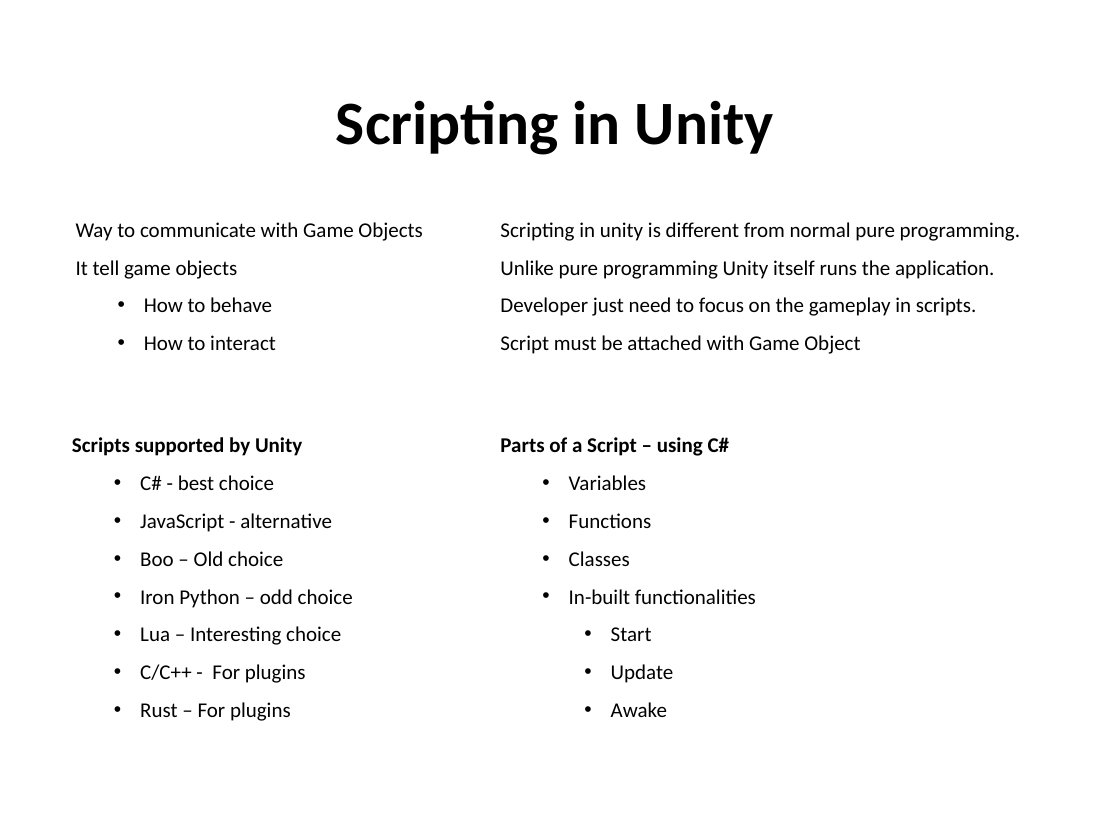
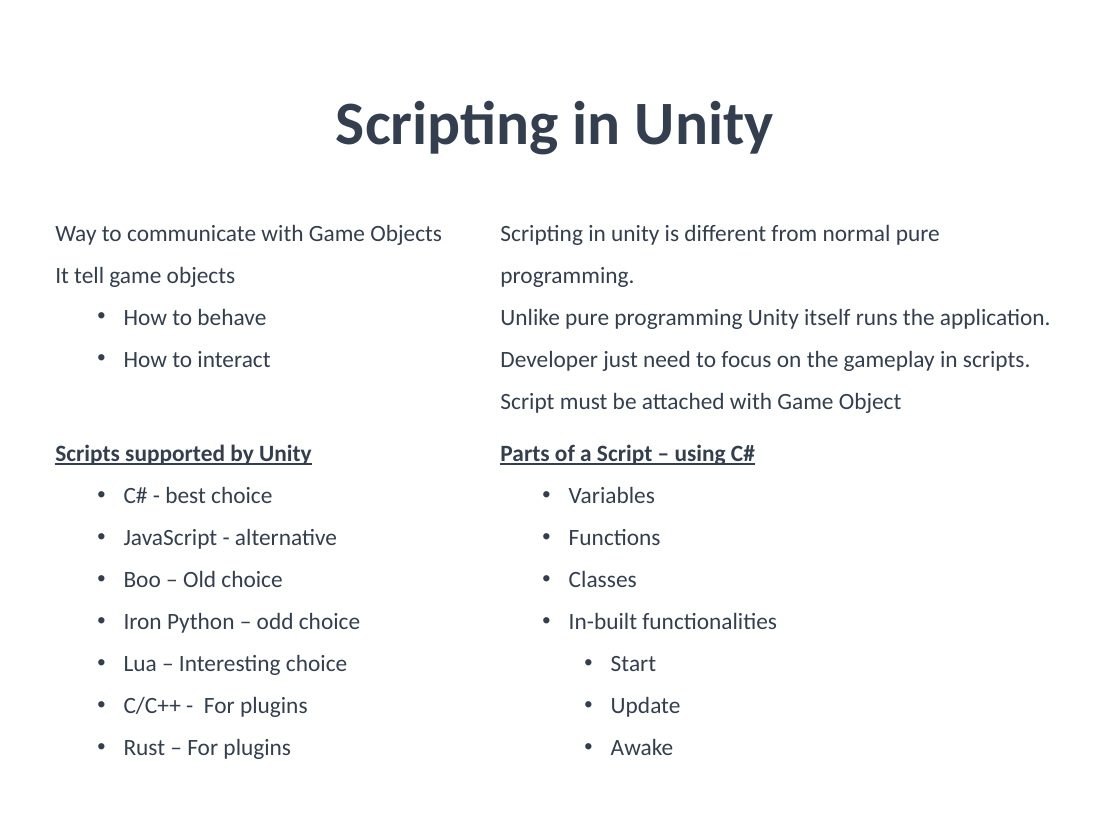
Before and after one commit to achuthanandGit/SDV602-GameProject, a slide deck: slide 3 of Milestone 1/SDV602 ppt for video.pptx. Drawn at 1120x840 pixels with LibreOffice and Linux fonts; fonts in the diff are those of the drawing; background and template pictures are left out. Boxes give left, top, right and bottom in pixels: in the first picture for what was removed or moved away, otherwise in the second. Text is boxed around its words. In the diff, an @@ line names an element or a change of style, - is before the commit and + after.

```diff
--- a/Milestone 1/SDV602 ppt for video.pptx
+++ b/Milestone 1/SDV602 ppt for video.pptx
@@ title "Scripting in Unity" at box(336, 100, 774, 155): text colour #000000 to #333F50 @@
@@ text "Way to communicate with Game ...": place and size @@
-text "Way to communicate with Game ..." at box(76, 222, 422, 350)
+text "Way to communicate with Game ..." at box(55, 224, 442, 367)
@@ text "Way to communicate with Game ..." at box(55, 224, 442, 367): size 18 to 20 pt, text colour #000000 to #333F50 @@
@@ text "Scripting in unity is different ..." at box(500, 224, 1051, 413): size 18 to 20 pt, text colour #000000 to #333F50; alignment justified to left @@
@@ text "Scripts supported by Unity": place and size @@
-text "Scripts supported by Unity" at box(72, 437, 353, 721)
+text "Scripts supported by Unity" at box(55, 444, 360, 759)
@@ text "Scripts supported by Unity" at box(55, 444, 360, 759): size 18 to 20 pt, text colour #000000 to #333F50; underline on in "Scripts supported by Unity" @@
@@ text "Parts of a Script – ..." at box(500, 444, 777, 755): size 18 to 20 pt, text colour #000000 to #333F50; underline on in "Parts of a Script – using C#" @@
```
Also in this commit, not shown: 5 other slides changed, 1 slide added, 18 other files.
